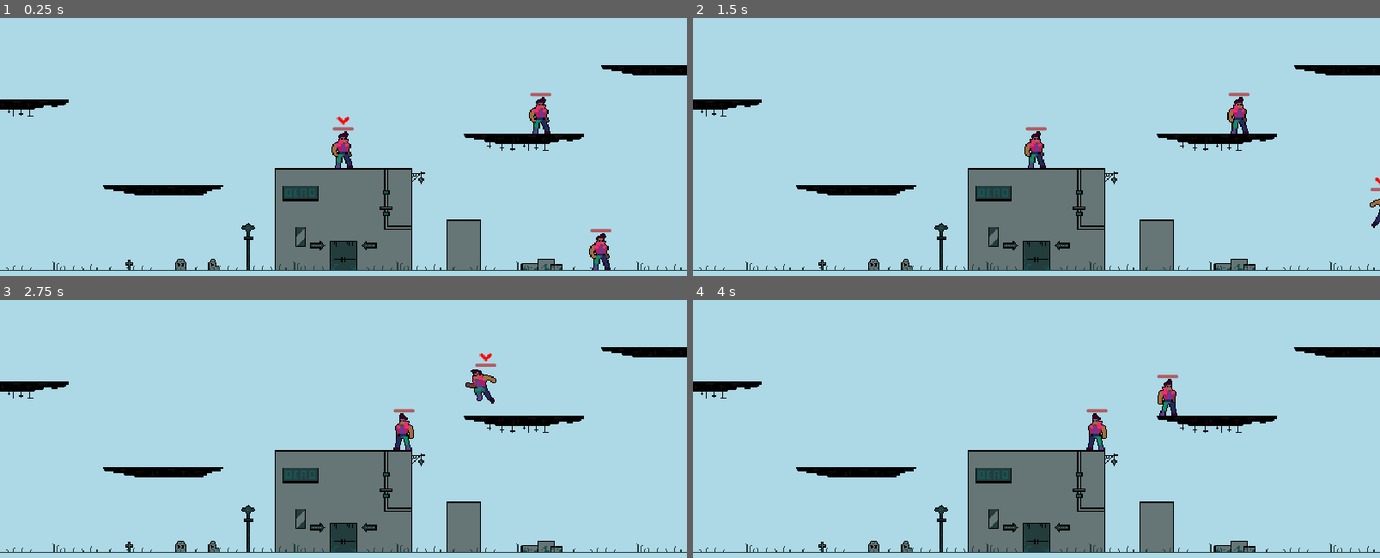
Above: before the commit, frames 1-4 (two rows, left to right).
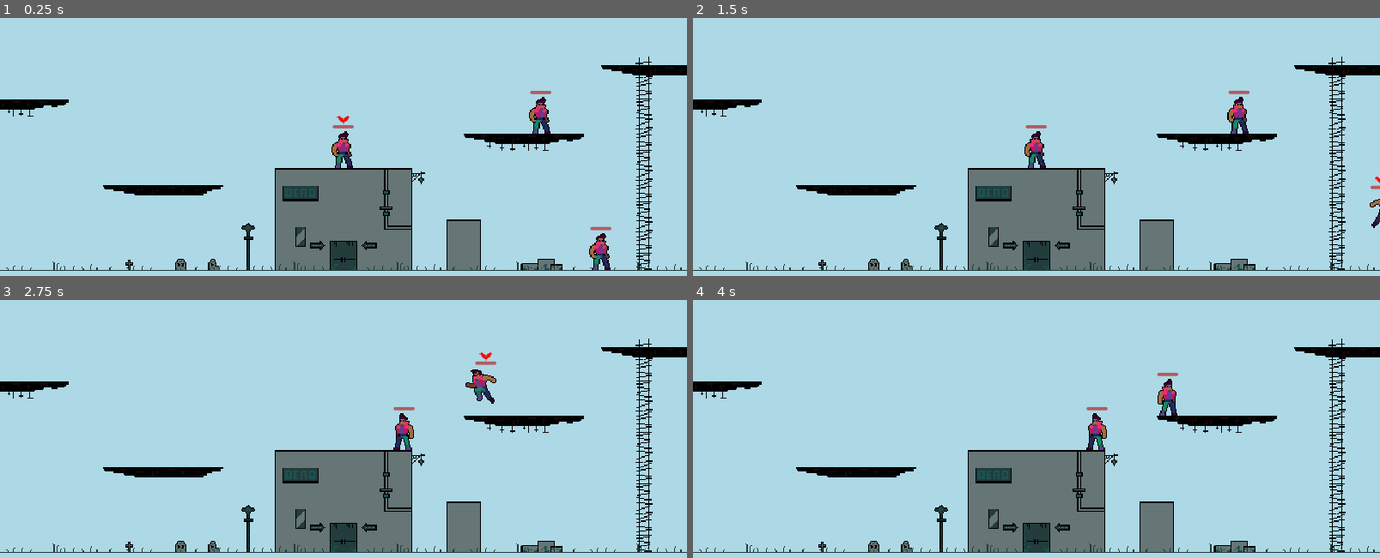
Above: after the commit, the same moments.

Repository: ericvennemeyer/taqueria-ultima
Game: Godot game, scene res://Scenes/world.tscn
Two runs of this game, one before a commit and one after it. Both use one fixed random seed, a clock stepped at 60 frames per second and the inputs below.
Inputs:
- Up to frame 1 (0.25 s): no input
- Up to frame 2 (1.5 s): tap Enter (change_player) at 0.5, 0.6 s; hold D (move_right) from 0.53 s (still down); tap Space (jump) at 0.77, 0.8, 1.07, 1.35 s
- Up to frame 3 (2.75 s): tap Space (jump) at 1.52, 1.82, 2.3 s; tap Enter (change_player) at 1.55, 2.1 s; release D (move_right) at 2.03 s; hold A (move_left) from 2.03 s (still down)
- Up to frame 4 (4 s): release A (move_left) at 2.78 s; hold D (move_right) from 2.78 s (still down); tap Enter (change_player) at 2.85 s; tap Space (jump) at 3.02, 3.32, 3.6, 3.77 s

The runs differ from the first frame. In frame 1, 0.8% of the frame differs, in the area x 48-95%, y 14-98%; in frame 2, 0.8%; in frame 3, 0.7%; in frame 4, 0.7%.

Commit message:
Create ladder scene. Create initial code to handle ladder climbing.

Diff:
--- a/Resources/default_player_movement_data.tres
+++ b/Resources/default_player_movement_data.tres
@@ -11,3 +11,4 @@
 jump_velocity = -300.0
 gravity_scale = 1.0
 air_resistance = 200.0
+climb_velocity = -100.0
--- a/Resources/player_movement_data.gd
+++ b/Resources/player_movement_data.gd
@@ -8,3 +8,4 @@
 @export var jump_velocity = -300.0
 @export var gravity_scale = 1.0
 @export var air_resistance = 200.0
+@export var climb_velocity = -100.0
--- /dev/null
+++ b/Scenes/ladder.tscn
@@ -0,0 +1,9 @@
+[gd_scene load_steps=2 format=3 uid="uid://dwgdoxctxjlc0"]
+
+[ext_resource type="Script" path="res://Scripts/ladder.gd" id="1_6ua1o"]
+
+[node name="Ladder" type="Area2D"]
+script = ExtResource("1_6ua1o")
+
+[connection signal="body_entered" from="." to="." method="_on_body_entered"]
+[connection signal="body_exited" from="." to="." method="_on_body_exited"]
--- a/Scenes/player.tscn
+++ b/Scenes/player.tscn
@@ -6,6 +6,7 @@
 [ext_resource type="Texture2D" uid="uid://c5imrr0yd6nfh" path="res://Assets/Icons/Crosshairs/crosshair022.png" id="4_uucvv"]
 [ext_resource type="Texture2D" uid="uid://cam47bdmcs52v" path="res://Assets/Sprites/1 Biker/Biker_run.png" id="5_dasb8"]
 [ext_resource type="Texture2D" uid="uid://ckhoyssf0y8fx" path="res://Assets/Sprites/1 Biker/Biker_jump.png" id="5_eatjc"]
+[ext_resource type="Texture2D" uid="uid://02uxjotiyypc" path="res://Assets/Sprites/1 Biker/Biker_climb.png" id="6_yh6gv"]
 [ext_resource type="Script" path="res://Components/stats_component.gd" id="7_3l0gb"]
 [ext_resource type="Script" path="res://Components/hurt_component.gd" id="8_2pxht"]
 [ext_resource type="Script" path="res://Components/hurtbox_component.gd" id="9_irjgc"]
@@ -16,6 +17,21 @@
 
 [sub_resource type="RectangleShape2D" id="RectangleShape2D_qxdjp"]
 size = Vector2(12, 27)
+
+[sub_resource type="Animation" id="Animation_m1dtv"]
+length = 0.001
+tracks/0/type = "value"
+tracks/0/imported = false
+tracks/0/enabled = true
+tracks/0/path = NodePath("AnimatedSprite2D:position")
+tracks/0/interp = 1
+tracks/0/loop_wrap = true
+tracks/0/keys = {
+"times": PackedFloat32Array(0),
+"transitions": PackedFloat32Array(1),
+"update": 0,
+"values": [Vector2(10, -24)]
+}
 
 [sub_resource type="Animation" id="Animation_a1uk6"]
 resource_name = "default_sprite_direction"
@@ -32,21 +48,6 @@
 "values": [Vector2(10, -24)]
 }
 
-[sub_resource type="Animation" id="Animation_m1dtv"]
-length = 0.001
-tracks/0/type = "value"
-tracks/0/imported = false
-tracks/0/enabled = true
-tracks/0/path = NodePath("AnimatedSprite2D:position")
-tracks/0/interp = 1
-tracks/0/loop_wrap = true
-tracks/0/keys = {
-"times": PackedFloat32Array(0),
-"transitions": PackedFloat32Array(1),
-"update": 0,
-"values": [Vector2(10, -24)]
-}
-
 [sub_resource type="Animation" id="Animation_st1ge"]
 resource_name = "flipped_sprite_direction"
 tracks/0/type = "value"
@@ -69,6 +70,30 @@
 "flipped_sprite_direction": SubResource("Animation_st1ge")
 }
 
+[sub_resource type="AtlasTexture" id="AtlasTexture_mn7yv"]
+atlas = ExtResource("6_yh6gv")
+region = Rect2(0, 0, 48, 48)
+
+[sub_resource type="AtlasTexture" id="AtlasTexture_wdsi5"]
+atlas = ExtResource("6_yh6gv")
+region = Rect2(48, 0, 48, 48)
+
+[sub_resource type="AtlasTexture" id="AtlasTexture_65crm"]
+atlas = ExtResource("6_yh6gv")
+region = Rect2(96, 0, 48, 48)
+
+[sub_resource type="AtlasTexture" id="AtlasTexture_2t5k7"]
+atlas = ExtResource("6_yh6gv")
+region = Rect2(144, 0, 48, 48)
+
+[sub_resource type="AtlasTexture" id="AtlasTexture_4gfrb"]
+atlas = ExtResource("6_yh6gv")
+region = Rect2(192, 0, 48, 48)
+
+[sub_resource type="AtlasTexture" id="AtlasTexture_8l5a4"]
+atlas = ExtResource("6_yh6gv")
+region = Rect2(240, 0, 48, 48)
+
 [sub_resource type="AtlasTexture" id="AtlasTexture_231lg"]
 atlas = ExtResource("3_shtly")
 region = Rect2(0, 0, 48, 48)
@@ -127,6 +152,29 @@
 
 [sub_resource type="SpriteFrames" id="SpriteFrames_xrunp"]
 animations = [{
+"frames": [{
+"duration": 1.0,
+"texture": SubResource("AtlasTexture_mn7yv")
+}, {
+"duration": 1.0,
+"texture": SubResource("AtlasTexture_wdsi5")
+}, {
+"duration": 1.0,
+"texture": SubResource("AtlasTexture_65crm")
+}, {
+"duration": 1.0,
+"texture": SubResource("AtlasTexture_2t5k7")
+}, {
+"duration": 1.0,
+"texture": SubResource("AtlasTexture_4gfrb")
+}, {
+"duration": 1.0,
+"texture": SubResource("AtlasTexture_8l5a4")
+}],
+"loop": true,
+"name": &"climb",
+"speed": 10.0
+}, {
 "frames": [{
 "duration": 1.0,
 "texture": SubResource("AtlasTexture_231lg")
@@ -197,6 +245,8 @@
 shape = SubResource("RectangleShape2D_5n2xv")
 
 [node name="HurtboxComponent" type="Area2D" parent="."]
+collision_layer = 0
+collision_mask = 4
 script = ExtResource("9_irjgc")
 
 [node name="CollisionShape2D" type="CollisionShape2D" parent="HurtboxComponent"]
@@ -209,9 +259,9 @@
 anchor_right = 1.0
 anchor_bottom = 1.0
 offset_left = -10.0
-offset_top = -38.0
+offset_top = -40.0
 offset_right = 16.0
-offset_bottom = -34.0
+offset_bottom = -36.0
 grow_horizontal = 2
 grow_vertical = 2
 scale = Vector2(0.75, 0.75)
@@ -225,12 +275,9 @@
 [node name="SelectionIndicatorSprite" type="Sprite2D" parent="."]
 visible = false
 modulate = Color(1, 0, 0, 1)
-position = Vector2(0, -44)
+position = Vector2(0, -45)
 rotation = 3.14159
 texture = ExtResource("4_uucvv")
-
-[node name="Sprite2D" type="Sprite2D" parent="."]
-visible = false
 
 [node name="AnimationPlayer" type="AnimationPlayer" parent="."]
 libraries = {
@@ -242,7 +289,6 @@
 sprite_frames = SubResource("SpriteFrames_xrunp")
 animation = &"idle"
 autoplay = "idle"
-frame_progress = 0.0719028
 
 [node name="CoyoteJumpTimer" type="Timer" parent="."]
 wait_time = 0.05
--- a/Scenes/world.tscn
+++ b/Scenes/world.tscn
@@ -1,10 +1,14 @@
-[gd_scene load_steps=10 format=3 uid="uid://d2pob0ffnaeal"]
+[gd_scene load_steps=12 format=3 uid="uid://d2pob0ffnaeal"]
 
 [ext_resource type="Script" path="res://Scripts/world.gd" id="1_qihp8"]
 [ext_resource type="PackedScene" uid="uid://cpx1ygw3suhcn" path="res://Scenes/player.tscn" id="3_uj7fh"]
+[ext_resource type="PackedScene" uid="uid://dwgdoxctxjlc0" path="res://Scenes/ladder.tscn" id="3_wcnyj"]
 [ext_resource type="Texture2D" uid="uid://cet5ypxdip8ei" path="res://Assets/Tilesets/Dead Tileset V1.png" id="5_eayi0"]
 [ext_resource type="Texture2D" uid="uid://d1wmq1ryxywku" path="res://Assets/Tilesets/SCi-fi assets planet one.png" id="5_eha45"]
 [ext_resource type="Texture2D" uid="uid://bp6qgy6dr1edk" path="res://Assets/Tilesets/SCi-fi-Planet one Add ons v1.png" id="6_di7bd"]
+
+[sub_resource type="RectangleShape2D" id="RectangleShape2D_3bssg"]
+size = Vector2(10, 197)
 
 [sub_resource type="TileSetAtlasSource" id="TileSetAtlasSource_okv2x"]
 texture = ExtResource("5_eayi0")
@@ -659,6 +663,16 @@
 
 [node name="Enemies" type="Node" parent="."]
 
+[node name="Ladders" type="Node" parent="."]
+
+[node name="Ladder" parent="Ladders" node_paths=PackedStringArray("player") instance=ExtResource("3_wcnyj")]
+collision_mask = 2
+player = NodePath("../../Player-Controlled/Player")
+
+[node name="CollisionShape2D" type="CollisionShape2D" parent="Ladders/Ladder"]
+position = Vector2(600, 236.5)
+shape = SubResource("RectangleShape2D_3bssg")
+
 [node name="TileMap" type="TileMap" parent="."]
 tile_set = SubResource("TileSet_dqsso")
 format = 2
@@ -669,7 +683,7 @@
 layer_1/tile_data = PackedInt32Array(983056, 851968, 12, 1048592, 851968, 13, 1114128, 851968, 13, 1179664, 851968, 13, …(1762 unchanged characters)…
 layer_2/name = "Decoration"
 layer_2/z_index = -2
-layer_2/tile_data = PackedInt32Array(1048592, 0, 9, 1048593, …(268 unchanged characters)… 6, 10, 1179671, 196608, 10, 983064, 0, 6)
+layer_2/tile_data = PackedInt32Array(1048592, 0, 9, 1048593, …(268 unchanged characters)… 6, 10, 1179671, 196608, 10, 983064, 0, 6, 524325, 524288, 10, 589861, 524288, 11, 655397, 524288, 12, 720933, 524288, 13, 786469, 524288, 11, 852005, 524288, 12, 917541, 524288, 13, 983077, 524288, 11, 1048613, 524288, 12, 1114149, 524288, 13, 1179685, 524288, 11, 1245221, 524288, 12, 1310757, 524288, 13)
 layer_3/name = "Terrain  2"
 layer_3/z_index = -1
 layer_3/tile_data = PackedInt32Array(1376245, 0, 12, 1376246, 65536, 12, 1376247, 131072, 12, 1376248, 196608, 12, 1376 …(1134 unchanged characters)…
--- /dev/null
+++ b/Scripts/ladder.gd
@@ -0,0 +1,15 @@
+extends Area2D
+
+@export var player: Player
+
+
+func _on_body_entered(body: Node2D) -> void:
+	if body is Player:
+		player.on_ladder = true
+		#player.set_collision_mask_value(1, false)
+
+
+func _on_body_exited(body: Node2D) -> void:
+	if body is Player:
+		player.on_ladder = false
+		#player.set_collision_mask_value(1, true)
--- a/Scripts/player.gd
+++ b/Scripts/player.gd
@@ -1,8 +1,5 @@
 class_name Player
 extends CharacterBody2D
-
-const SPEED = 300.0
-const JUMP_VELOCITY = -400.0
 
 @export var movement_data: PlayerMovementData
 @export var is_active = false
@@ -12,38 +9,34 @@
 var air_jump = false
 var just_wall_jumped = false
 var was_wall_normal = Vector2.ZERO
+var on_ladder = false
+var is_climbing = false
 
 @onready var selection_indicator: Sprite2D = $SelectionIndicatorSprite
 @onready var animated_sprite_2d = $AnimatedSprite2D
 @onready var animation_player: AnimationPlayer = $AnimationPlayer
 @onready var coyote_jump_timer = $CoyoteJumpTimer
-#@onready var wall_jump_timer = $WallJumpTimer
 @onready var starting_position = global_position
 
 func _physics_process(delta):
-	apply_gravity(delta)
-	#handle_wall_jump()
+	if not on_ladder:
+		apply_gravity(delta)
 	var input_axis = Input.get_axis("move_left", "move_right")
+	var vertical_input_axis = Input.get_axis("climb_down", "climb_up")
 	if is_active:
 		handle_jump()
 		handle_acceleration(input_axis, delta)
 		handle_air_acceleration(input_axis, delta)
+		handle_climb(vertical_input_axis)
 	else:
 		input_axis = 0
 	apply_friction(input_axis, delta)
 	apply_air_resistance(input_axis, delta)
 	var was_on_floor = is_on_floor()
-	#var was_on_wall = is_on_wall_only()
-	#if was_on_wall:
-		#was_wall_normal = get_wall_normal()
 	move_and_slide()
 	var just_left_ledge = was_on_floor and not is_on_floor() and velocity.y >= 0
 	if just_left_ledge:
 		coyote_jump_timer.start()
-	#just_wall_jumped = false
-	#var just_left_wall = was_on_wall and not is_on_wall()
-	#if just_left_wall:
-		#wall_jump_timer.start()
 	update_animations(input_axis)
 
 
@@ -52,31 +45,28 @@
 		velocity.y += gravity * movement_data.gravity_scale * delta
 
 
-#func handle_wall_jump():
-	#if not is_on_wall_only() and wall_jump_timer.time_left <= 0.0: return
-	#var wall_normal = get_wall_normal()
-	#if wall_jump_timer.time_left > 0.0:
-		#wall_normal = was_wall_normal
-	#if Input.is_action_just_pressed("jump"):
-		#velocity.x = wall_normal.x * movement_data.speed
-		#velocity.y = movement_data.jump_velocity
-		#just_wall_jumped = true
-
-
 func handle_jump():
 	if is_on_floor():
 		air_jump = true
 
-	if is_on_floor() or coyote_jump_timer.time_left > 0.0:
+	if is_on_floor() or coyote_jump_timer.time_left > 0.0 or on_ladder:
 		if Input.is_action_just_pressed("jump"):
 			velocity.y = movement_data.jump_velocity
-	elif not is_on_floor():
+	elif not is_on_floor() and not on_ladder:
 		if Input.is_action_just_released("jump") and velocity.y < movement_data.jump_velocity / 2:
 			velocity.y = movement_data.jump_velocity / 2
 
-		if Input.is_action_just_pressed("jump") and air_jump: #and not just_wall_jumped:
+		if Input.is_action_just_pressed("jump") and air_jump:
 			velocity.y = movement_data.jump_velocity * 0.8
 			air_jump = false
+
+
+func handle_climb(vertical_input_axis):
+	if on_ladder:
+		velocity.y = movement_data.climb_velocity * vertical_input_axis
+		is_climbing = sign(vertical_input_axis)
+	else:
+		is_climbing = false
 
 
 func handle_acceleration(input_axis, delta):
@@ -90,8 +80,9 @@
 	if input_axis != 0:
 		velocity.x = move_toward(velocity.x, input_axis * movement_data.speed, movement_data.air_acceleration * delta)
 
+
 func apply_friction(input_axis, delta):
-	if input_axis == 0 and is_on_floor():
+	if input_axis == 0 and (is_on_floor() or on_ladder):
 		velocity.x = move_toward(velocity.x, 0, movement_data.friction * delta)
 
 
@@ -108,33 +99,10 @@
 		else:
 			animation_player.play("default_sprite_direction")
 		animated_sprite_2d.play("run")
+	elif is_climbing:
+		animated_sprite_2d.play("climb")
 	else:
 		animated_sprite_2d.play("idle")
 
-	if not is_on_floor():
+	if not is_on_floor() and not is_climbing:
 		animated_sprite_2d.play("jump")
-
-
-#func _on_hazard_detector_area_entered(area):
-	#global_position = starting_position
-
-
-#func _physics_process(delta: float) -> void:
-	## Add the gravity.
-	#if not is_on_floor():
-		#velocity += get_gravity() * delta
-	## Get the input direction
-	#var direction := Input.get_axis("move_left", "move_right")
-	#if not direction:
-		#velocity.x = move_toward(velocity.x, 0, SPEED)
-	#
-	#if is_active:
-		## Handle jump.
-		#if Input.is_action_just_pressed("jump") and is_on_floor():
-			#velocity.y = JUMP_VELOCITY
-#
-		## Handle the movement/deceleration.
-		#if direction:
-			#velocity.x = direction * SPEED
-#
-	#move_and_slide()
--- a/Scripts/world.gd
+++ b/Scripts/world.gd
@@ -30,8 +30,6 @@
 		next_player_index = current_player_index + 1
 		if next_player_index > player_characters_array.size() - 1:
 			next_player_index = 0
-	print(current_player_index)
-	print(next_player_index)
 	current_player = player_characters_array[next_player_index]
 	for player: Player in player_characters_array:
 		player.is_active = false
--- a/project.godot
+++ b/project.godot
@@ -42,6 +42,18 @@
 "events": [Object(InputEventKey,"resource_local_to_scene":false,"resource_name":"","device":-1,"window_id":0,"alt_press …(191 unchanged characters)…
 ]
 }
+climb_up={
+"deadzone": 0.5,
+"events": [Object(InputEventKey,"resource_local_to_scene":false,"resource_name":"","device":-1,"window_id":0,"alt_pressed":false,"shift_pressed":false,"ctrl_pressed":false,"meta_pressed":false,"pressed":false,"keycode":0,"physical_keycode":87,"key_label":0,"unicode":119,"location":0,"echo":false,"script":null)
+, Object(InputEventKey,"resource_local_to_scene":false,"resource_name":"","device":-1,"window_id":0,"alt_pressed":false,"shift_pressed":false,"ctrl_pressed":false,"meta_pressed":false,"pressed":false,"keycode":0,"physical_keycode":4194320,"key_label":0,"unicode":0,"location":0,"echo":false,"script":null)
+]
+}
+climb_down={
+"deadzone": 0.5,
+"events": [Object(InputEventKey,"resource_local_to_scene":false,"resource_name":"","device":-1,"window_id":0,"alt_pressed":false,"shift_pressed":false,"ctrl_pressed":false,"meta_pressed":false,"pressed":false,"keycode":0,"physical_keycode":83,"key_label":0,"unicode":115,"location":0,"echo":false,"script":null)
+, Object(InputEventKey,"resource_local_to_scene":false,"resource_name":"","device":-1,"window_id":0,"alt_pressed":false,"shift_pressed":false,"ctrl_pressed":false,"meta_pressed":false,"pressed":false,"keycode":0,"physical_keycode":4194322,"key_label":0,"unicode":0,"location":0,"echo":false,"script":null)
+]
+}
 attack={
 "deadzone": 0.5,
 "events": [Object(InputEventKey,"resource_local_to_scene":false,"resource_name":"","device":-1,"window_id":0,"alt_press …(192 unchanged characters)…
Not shown: 1 places in Scenes/player.tscn that only renumber resources
